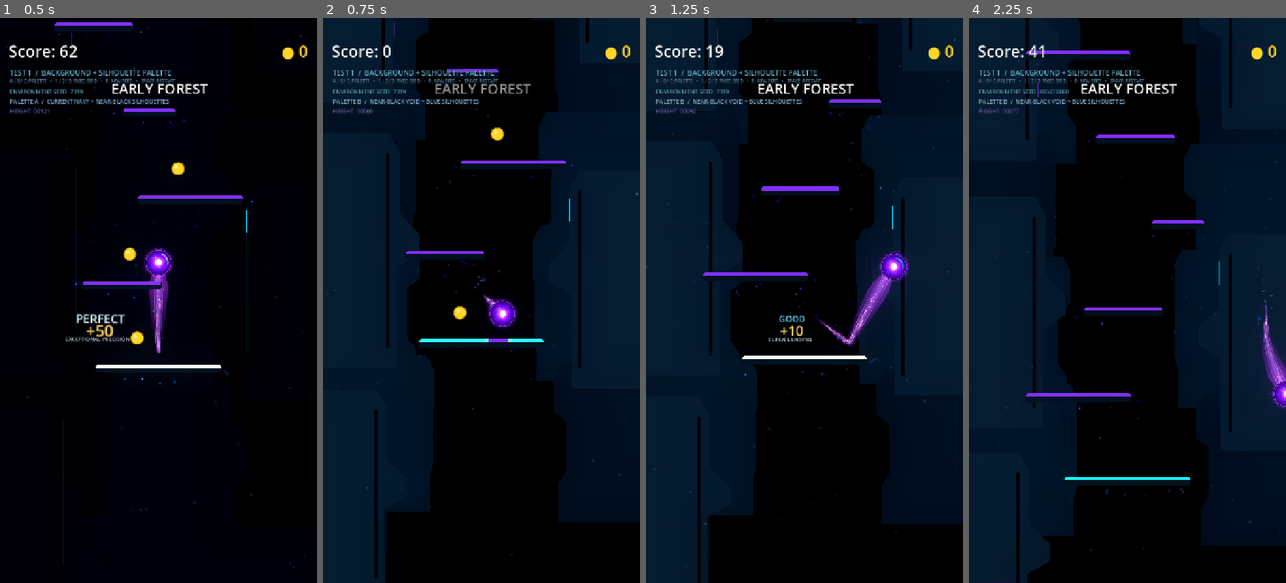
Above: before the commit, frames 1-4 (left to right).
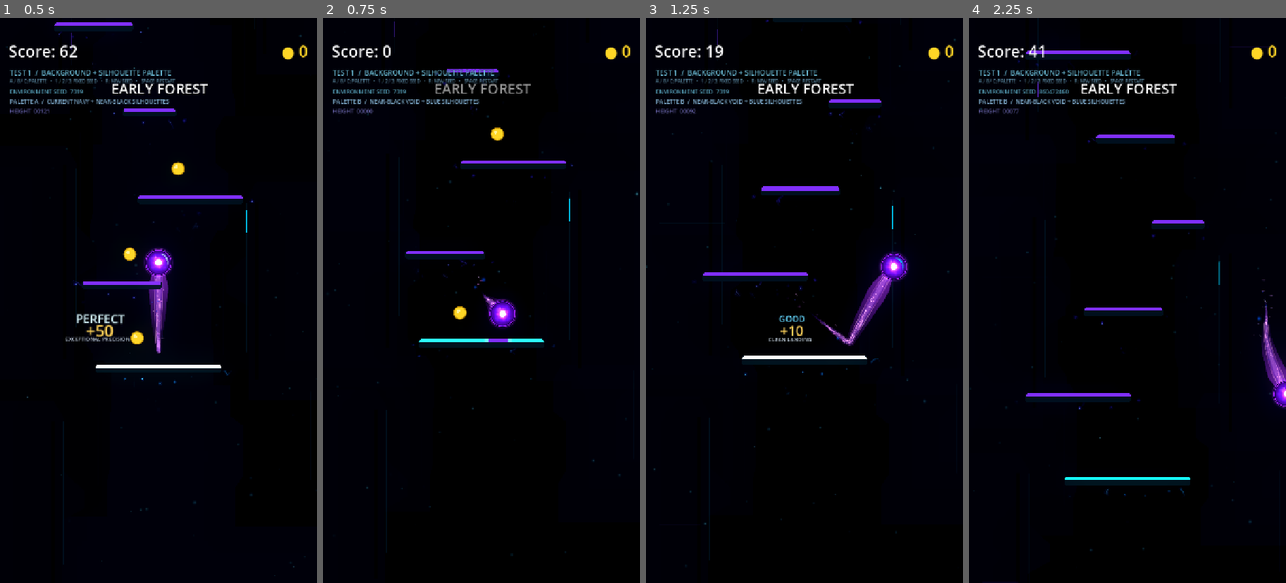
Above: after the commit, the same moments.

Repository: Kryodo/TowerJump
Game: Godot game, scene res://scenes/environment_architecture_test_room.tscn
The game is run twice, just before and just after one commit, with the same random seed, the same clock (stepped at 60 frames per second) and the same inputs. This scene is started directly instead of the project's main scene.
Inputs (mouse positions are in pixels of both pictures, inside the frame that each line leads up to):
- Up to frame 1 (0.5 s): no input
- Up to frame 2 (0.75 s): tap Enter at 0.5 s; move the mouse to (551, 272) at 0.52 s; hold Right (ui_right) from 0.53 s (still down); tap B at 0.6 s; click (551, 272) at 0.67 s
- Up to frame 3 (1.25 s): keep holding Right (ui_right); tap Space at 0.77 s
- Up to frame 4 (2.25 s): release Right (ui_right) at 1.25 s; drag from (1064, 328) to (1111, 413) at 1.27 s; move the mouse to (1159, 176) at 2.02 s; hold Right (ui_right) from 2.03 s (still down); tap R at 2.1 s

Frame 1 is identical in both runs. In frame 2, 43% of the frame differs, in the area x 0-100%, y 0-100%; in frame 3, 42%; in frame 4, 47%.

Commit message:
Correct reversed palette to preserve subtle silhouette contrast

Diff:
--- a/scripts/procedural_architecture_draw_layer.gd
+++ b/scripts/procedural_architecture_draw_layer.gd
@@ -48,19 +48,23 @@
 func _far_mass_color(index: int) -> Color:
 	match palette_variant:
 		PaletteVariant.REVERSED_VOID:
-			return Color(0.02745, 0.06667, 0.11765, 0.98) if index % 3 == 0 else Color(0.03137, 0.08235, 0.14118, 0.98)
+			# Reverse the existing roles: old game background becomes the far
+			# silhouette fill. Keep only a tiny variation between masses.
+			return Color(0.007843138, 0.023529412, 0.050980393, 0.98) if index % 3 == 0 else Color(0.007843138, 0.019607844, 0.043137256, 0.98)
 		PaletteVariant.INTERMEDIATE_BLUE_BLACK:
-			return Color(0.01176, 0.03137, 0.07059, 0.98) if index % 3 == 0 else Color(0.01569, 0.04314, 0.08627, 0.98)
+			# Keep the same dark navy silhouette but reduce the background-to-mass
+			# difference through an intermediate background shade.
+			return Color(0.007843138, 0.023529412, 0.050980393, 0.98) if index % 3 == 0 else Color(0.007843138, 0.019607844, 0.043137256, 0.98)
 		_:
 			return FAR_MASS_A if index % 3 == 0 else FAR_MASS_B
 
 
 func _mid_mass_color() -> Color:
 	match palette_variant:
-		PaletteVariant.REVERSED_VOID:
-			return Color(0.04314, 0.10588, 0.16863, 0.96)
-		PaletteVariant.INTERMEDIATE_BLUE_BLACK:
-			return Color(0.02353, 0.06275, 0.11373, 0.96)
+		PaletteVariant.REVERSED_VOID, PaletteVariant.INTERMEDIATE_BLUE_BLACK:
+			# Nearly-black middle structure. Do not brighten the geometry in the
+			# reversed test; its value remains close to the original silhouette fill.
+			return Color(0.011764706, 0.02745098, 0.050980393, 0.96)
 		_:
 			return MID_MASS
 
